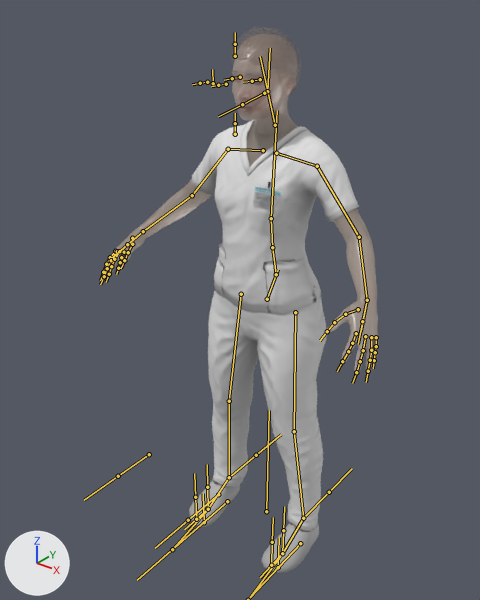
What one commit did to the FBX model care-up/Assets/Resources/Models/w1.fbx.
Both versions are drawn from a 50 mm lens placed at (1.315, -1.834, 2.134), pointed at (-0.078, -0.093, 1.055). Every picture has the same lights, and +X, +Y and +Z are marked at lower left. The bones that bend it are drawn over the model as lines.

In view in the first picture: 'W1:Female_generic.001'.
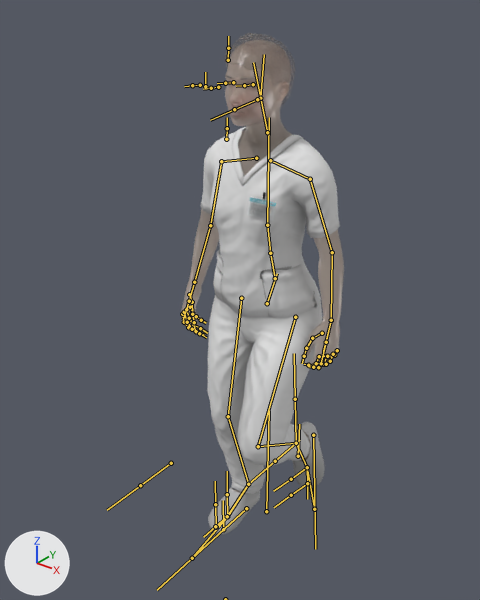
The newer file adds an action. The first version stands in its rest pose; the second is drawn at frame 66 of the action 'W1|0005_walk'.

The change in detail:
Bone 'pelvis' (bone_pelvis) moves from (0.0, 0.0, 0.0) to (0.0, -0.015, -0.01).
Bone 'pelvis' (bone_pelvis) turns from (0, 0, 0) to (4, -1, 0) degrees about its own x, y and z.
Bone 'spine_03' (bone_spine_03) turns from (0, 0, 0) to (0, 2, 0) degrees about its own x, y and z.
Bone 'clavicle_l' (bone_clavicle_l) turns from (0, 0, 0) to (1, 1, -6) degrees about its own x, y and z.
Bone 'upperarm_l' (bone_upperarm_l) turns from (0, 0, 0) to (-8, 3, -19) degrees about its own x, y and z.
Bone 'lowerarm_l' (bone_lowerarm_l) turns from (0, 0, 0) to (-17, 1, -6) degrees about its own x, y and z.
Bone 'hand_l' (bone_hand_l) turns from (0, 0, 0) to (-3, 9, 1) degrees about its own x, y and z.
Bone 'index_01_l' (bone_index_01_l) turns from (0, 0, 0) to (19, -2, -10) degrees about its own x, y and z.
Bone 'index_02_l' (bone_index_02_l) turns from (0, 0, 0) to (16, 0, 0) degrees about its own x, y and z.
Bone 'middle_01_l' (bone_middle_01_l) turns from (0, 0, 0) to (16, 0, 0) degrees about its own x, y and z.
Bone 'middle_02_l' (bone_middle_02_l) turns from (0, 0, 0) to (16, 0, 0) degrees about its own x, y and z.
Bone 'pinky_01_l' (bone_pinky_01_l) turns from (0, 0, 0) to (17, 2, 8) degrees about its own x, y and z.
Bone 'pinky_02_l' (bone_pinky_02_l) turns from (0, 0, 0) to (16, 0, 0) degrees about its own x, y and z.
Bone 'ring_01_l' (bone_ring_01_l) turns from (0, 0, 0) to (16, 1, 4) degrees about its own x, y and z.
Bone 'ring_02_l' (bone_ring_02_l) turns from (0, 0, 0) to (16, 0, 0) degrees about its own x, y and z.
Bone 'thumb_01_l' (bone_thumb_01_l) turns from (0, 0, 0) to (8, 0, -7) degrees about its own x, y and z.
Bone 'thumb_02_l' (bone_thumb_02_l) turns from (0, 0, 0) to (15, -3, -6) degrees about its own x, y and z.
Bone 'clavicle_r' (bone_clavicle_r) turns from (0, 0, 0) to (1, -1, 6) degrees about its own x, y and z.
Bone 'upperarm_r' (bone_upperarm_r) turns from (0, 0, 0) to (-1, -4, 20) degrees about its own x, y and z.
Bone 'lowerarm_r' (bone_lowerarm_r) turns from (0, 0, 0) to (-21, -1, 6) degrees about its own x, y and z.
Bone 'hand_r' (bone_hand_r) turns from (0, 0, 0) to (-2, -7, -4) degrees about its own x, y and z.
Bone 'index_01_r' (bone_index_01_r) turns from (0, 0, 0) to (19, 2, 10) degrees about its own x, y and z.
Bone 'index_02_r' (bone_index_02_r) turns from (0, 0, 0) to (16, 0, 0) degrees about its own x, y and z.
Bone 'middle_01_r' (bone_middle_01_r) turns from (0, 0, 0) to (16, 0, 0) degrees about its own x, y and z.
Bone 'middle_02_r' (bone_middle_02_r) turns from (0, 0, 0) to (16, 0, 0) degrees about its own x, y and z.
Bone 'pinky_01_r' (bone_pinky_01_r) turns from (0, 0, 0) to (17, -2, -8) degrees about its own x, y and z.
Bone 'pinky_02_r' (bone_pinky_02_r) turns from (0, 0, 0) to (16, 0, 0) degrees about its own x, y and z.
Bone 'ring_01_r' (bone_ring_01_r) turns from (0, 0, 0) to (16, -1, -4) degrees about its own x, y and z.
Bone 'ring_02_r' (bone_ring_02_r) turns from (0, 0, 0) to (16, 0, 0) degrees about its own x, y and z.
Bone 'thumb_01_r' (bone_thumb_01_r) turns from (0, 0, 0) to (8, 0, 7) degrees about its own x, y and z.
Bone 'thumb_02_r' (bone_thumb_02_r) turns from (0, 0, 0) to (15, 3, 6) degrees about its own x, y and z.
Bone 'neck_01' (bone_neck_01) turns from (0, 0, 0) to (-6, -1, 0) degrees about its own x, y and z.
Bone 'thigh_l' (bone_thigh_l) turns from (0, 0, 0) to (-29, -13, 7) degrees about its own x, y and z.
Bone 'calf_l' (bone_calf_l) turns from (0, 0, 0) to (75, 2, -3) degrees about its own x, y and z.
Bone 'foot_l' (bone_foot_l) turns from (0, 0, 0) to (-26, 8, 16) degrees about its own x, y and z.
Bone 'thigh_r' (bone_thigh_r) turns from (0, 0, 0) to (-14, -1, -6) degrees about its own x, y and z.
Bone 'calf_r' (bone_calf_r) turns from (0, 0, 0) to (21, 0, 1) degrees about its own x, y and z.
Bone 'foot_r' (bone_foot_r) turns from (0, 0, 0) to (12, 1, -3) degrees about its own x, y and z.

What differs and where, as boxes [x1, y1, x2, y2] in the pictures (480 x 600 px):
'W1:Female_generic.001', posed (41% narrower, 8% shorter)
    before: [103, 35, 379, 573]
    after: [181, 40, 344, 535]
bone 'pelvis', root to tip
    before: (267, 299) to (278, 269)
    after: (267, 303) to (277, 273)
bone 'spine_03', root to tip
    before: (271, 218) to (277, 110)
    after: (267, 225) to (269, 117)
bone 'clavicle_l', root to tip
    before: (276, 153) to (317, 166)
    after: (270, 160) to (310, 179)
bone 'upperarm_l', root to tip
    before: (317, 166) to (359, 237)
    after: (310, 179) to (332, 252)
bone 'lowerarm_l', root to tip
    before: (359, 237) to (367, 300)
    after: (332, 252) to (331, 320)
bone 'hand_l', root to tip
    before: (367, 300) to (361, 331)
    after: (331, 320) to (323, 351)
bone 'index_01_l', root to tip
    before: (356, 333) to (352, 343)
    after: (319, 356) to (316, 363)
bone 'index_02_l', root to tip
    before: (352, 343) to (348, 351)
    after: (316, 363) to (312, 366)
bone 'middle_01_l', root to tip
    before: (365, 336) to (363, 350)
    after: (327, 356) to (323, 364)
bone 'middle_02_l', root to tip
    before: (363, 350) to (360, 361)
    after: (323, 364) to (318, 367)
bone 'pinky_01_l', root to tip
    before: (376, 337) to (376, 346)
    after: (337, 350) to (334, 355)
bone 'pinky_02_l', root to tip
    before: (376, 346) to (375, 352)
    after: (334, 355) to (331, 356)
bone 'ring_01_l', root to tip
    before: (371, 337) to (371, 350)
    after: (333, 354) to (330, 361)
bone 'ring_02_l', root to tip
    before: (371, 350) to (370, 360)
    after: (330, 361) to (326, 364)
bone 'thumb_01_l', root to tip
    before: (358, 309) to (345, 314)
    after: (322, 333) to (312, 338)
bone 'thumb_02_l', root to tip
    before: (345, 314) to (334, 322)
    after: (312, 338) to (306, 348)
bone 'clavicle_r', root to tip
    before: (263, 150) to (228, 149)
    after: (256, 158) to (221, 161)
bone 'upperarm_r', root to tip
    before: (228, 149) to (192, 195)
    after: (221, 161) to (210, 225)
bone 'lowerarm_r', root to tip
    before: (192, 195) to (143, 231)
    after: (210, 225) to (194, 282)
bone 'hand_r', root to tip
    before: (143, 231) to (121, 250)
    after: (194, 282) to (186, 309)
bone 'index_01_r', root to tip
    before: (115, 251) to (110, 257)
    after: (182, 314) to (184, 322)
bone 'index_02_r', root to tip
    before: (110, 257) to (106, 264)
    after: (184, 322) to (188, 327)
bone 'middle_01_r', root to tip
    before: (117, 251) to (111, 260)
    after: (184, 312) to (187, 322)
bone 'middle_02_r', root to tip
    before: (111, 260) to (107, 268)
    after: (187, 322) to (192, 329)
bone 'pinky_01_r', root to tip
    before: (124, 252) to (121, 257)
    after: (190, 307) to (192, 313)
bone 'pinky_02_r', root to tip
    before: (121, 257) to (120, 262)
    after: (192, 313) to (196, 316)
bone 'ring_01_r', root to tip
    before: (119, 251) to (114, 259)
    after: (186, 309) to (189, 318)
bone 'ring_02_r', root to tip
    before: (114, 259) to (111, 266)
    after: (189, 318) to (193, 324)
bone 'thumb_01_r', root to tip
    before: (132, 238) to (132, 244)
    after: (189, 294) to (192, 302)
bone 'thumb_02_r', root to tip
    before: (132, 244) to (128, 252)
    after: (192, 302) to (192, 314)
bone 'neck_01', root to tip
    before: (275, 125) to (260, 56)
    after: (267, 132) to (253, 62)
bone 'thigh_l', root to tip
    before: (295, 312) to (294, 431)
    after: (295, 317) to (258, 446)
bone 'calf_l', root to tip
    before: (294, 431) to (303, 518)
    after: (258, 446) to (296, 443)
bone 'foot_l', root to tip
    before: (303, 518) to (282, 553)
    after: (296, 443) to (307, 467)
bone 'thigh_r', root to tip
    before: (241, 294) to (229, 401)
    after: (241, 298) to (228, 416)
bone 'calf_r', root to tip
    before: (229, 401) to (229, 477)
    after: (228, 416) to (248, 484)
bone 'foot_r', root to tip
    before: (229, 477) to (208, 509)
    after: (248, 484) to (227, 516)
